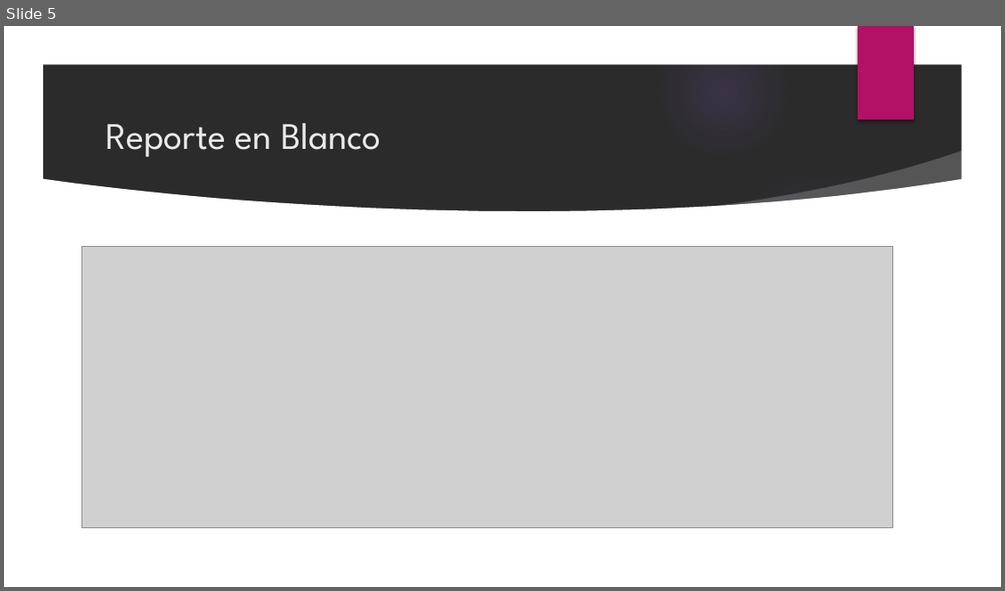
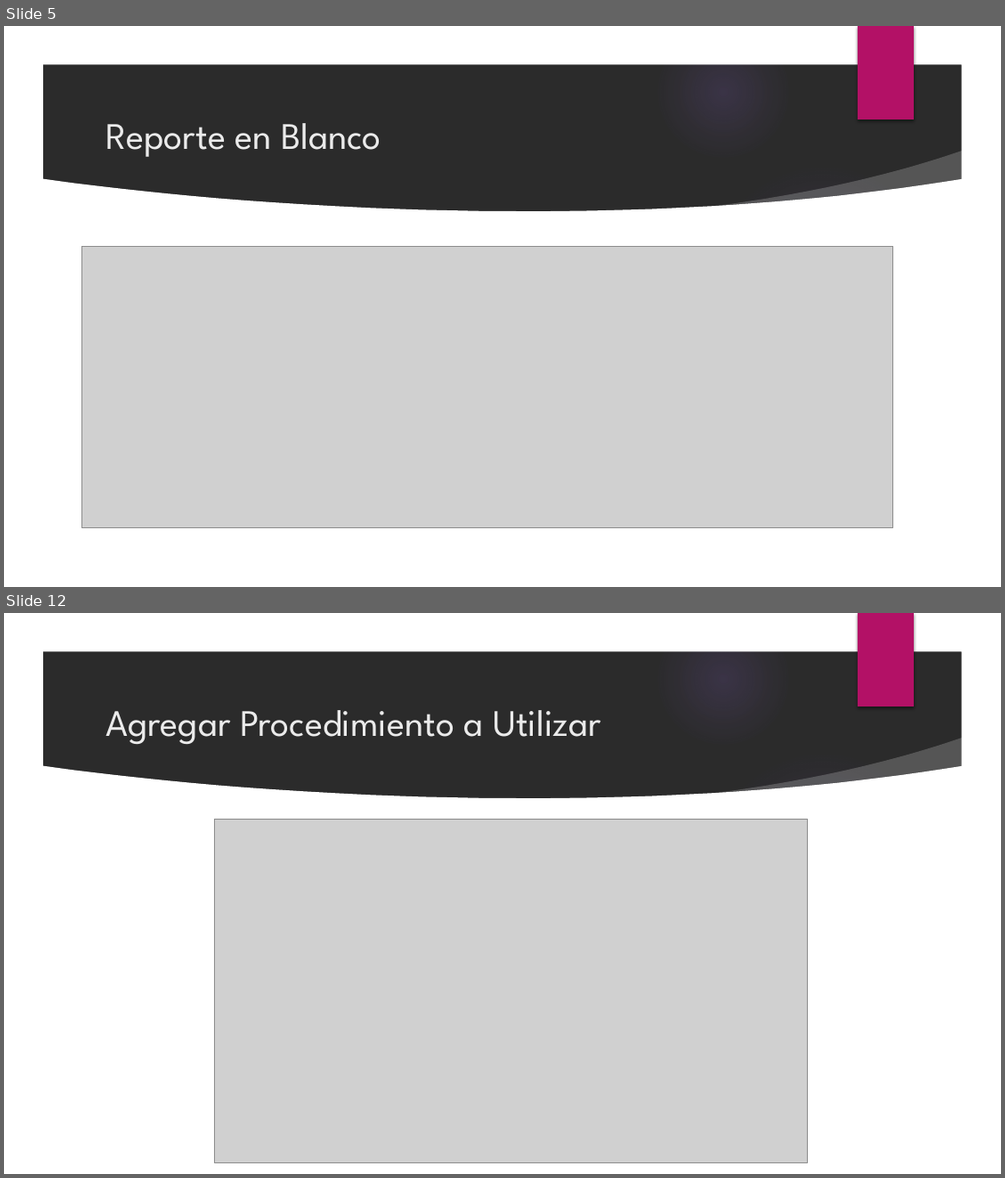
Before and after one commit to ranjua/IPC2J15, a slide deck: TareaPractica2/Manual Crystal Reports.pptx. Shown one above the other, each under a label of ours: slide 5 before the commit, slides 5 and 12 after it; the slides between them are not shown. The pictures are 1005x591 and 1005x1178 pixels, drawn with LibreOffice and Linux fonts; fonts in the diff are those of the drawing; grey boxes stand for pictures; background and template pictures are left out; a plain dark background stands for a picture behind light text. Boxes give left, top, right and bottom in pixels: in the first picture for what was removed or moved away, otherwise in the second. Text is boxed around its words. In the diff, an @@ line names an element or a change of style, - is before the commit and + after.

```diff
--- a/TareaPractica2/Manual Crystal Reports.pptx
+++ b/TareaPractica2/Manual Crystal Reports.pptx
@@ slide 12 added at box(4, 613, 1001, 1174), background picture (left out); not listed: 9 template elements that a slide beside it also shows @@
@@ title added at box(105, 710, 601, 744), 36 pt, text #EBEBEB @@
+Agregar Procedimiento a Utilizar
@@ picture added at box(214, 819, 808, 1163) @@
```
Also in this commit, not shown: 2 slides changed, 15 other slides added, 8 other files.
